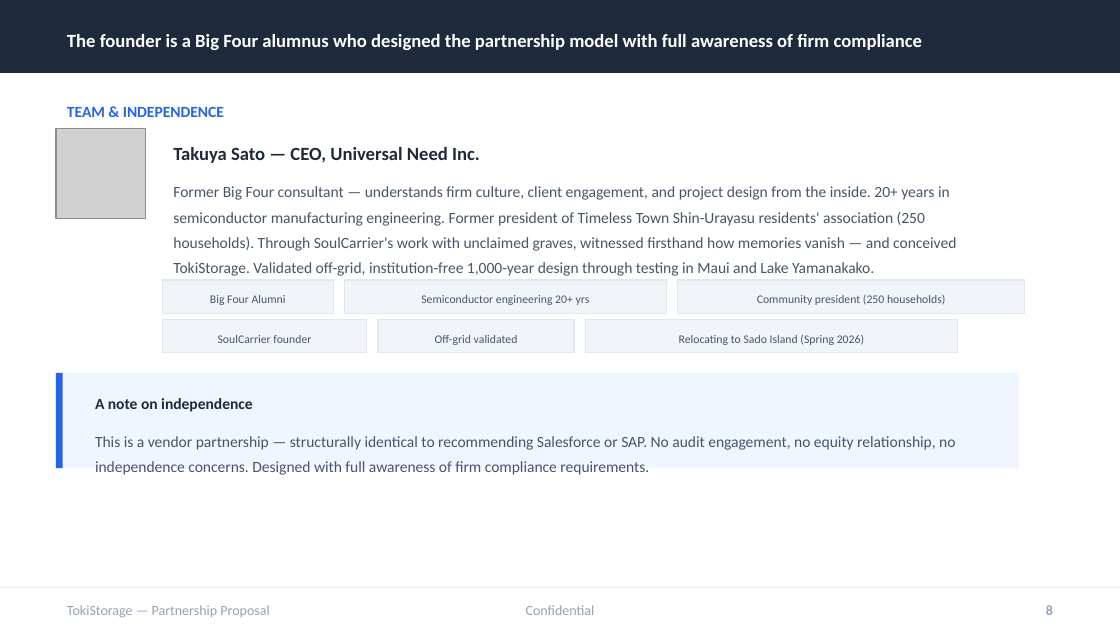
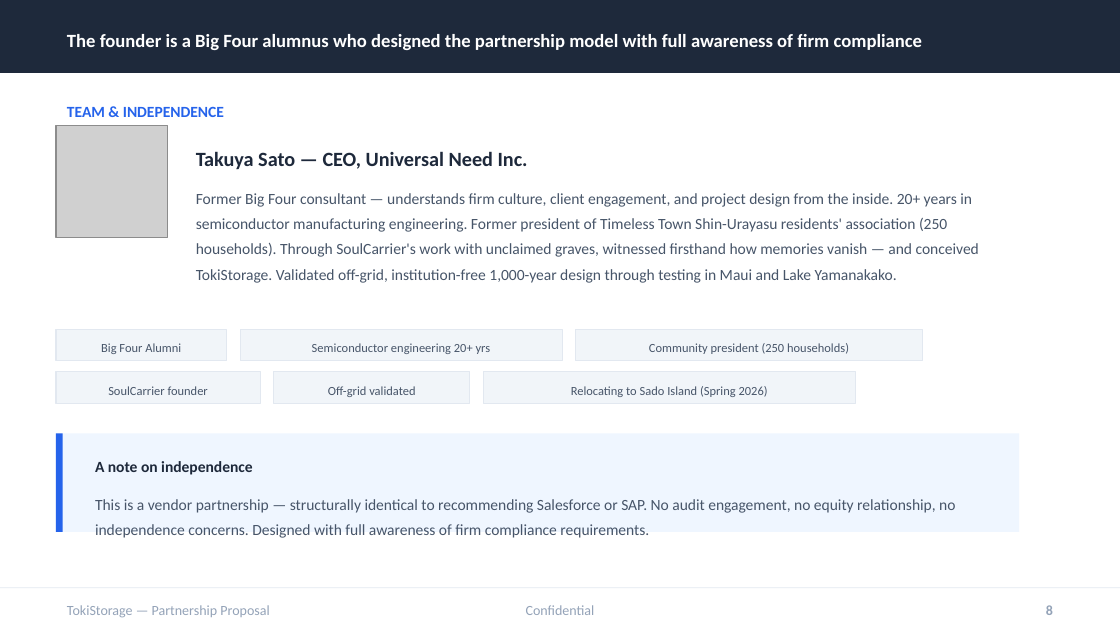
Before and after one commit to timeless-residents/pearlmemorial, a slide deck: slide 8 of toki/tokistorage-partnership-deck-en.pptx. Drawn at 1120x630 pixels with LibreOffice and Linux fonts; fonts in the diff are those of the drawing; grey boxes stand for pictures. Boxes give left, top, right and bottom in pixels: in the first picture for what was removed or moved away, otherwise in the second. Text is boxed around its words. In the diff, an @@ line names an element or a change of style, - is before the commit and + after.

```diff
--- a/toki/tokistorage-partnership-deck-en.pptx
+++ b/toki/tokistorage-partnership-deck-en.pptx
@@ picture resized from (x1=56, y1=129, x2=146, y2=218) to (x1=56, y1=125, x2=168, y2=237) @@
@@ text "Takuya Sato — CEO, Universal ..." moved from (x1=173, y1=147, x2=480, y2=163) to (x1=196, y1=151, x2=528, y2=169) @@
@@ text "Takuya Sato — CEO, Universal ..." at (x1=196, y1=151, x2=528, y2=169): size 12 to 13 pt @@
@@ text "Former Big Four consultant — ..." moved from (x1=173, y1=186, x2=956, y2=276) to (x1=196, y1=193, x2=979, y2=283) @@
@@ 2 texts, 2 rectangles moved together from (x1=162, y1=280, x2=668, y2=314) to (x1=56, y1=329, x2=563, y2=361) @@
@@ rectangle moved from (x1=678, y1=280, x2=1025, y2=314) to (x1=576, y1=329, x2=923, y2=361) @@
@@ text "Community president (250 households)" moved from (x1=757, y1=294, x2=945, y2=305) to (x1=649, y1=343, x2=849, y2=354) @@
@@ 2 texts, 2 rectangles moved together from (x1=162, y1=319, x2=575, y2=353) to (x1=56, y1=372, x2=469, y2=403) @@
@@ size 7.5 to 8 pt in 6 elements at (x1=649, y1=343, x2=849, y2=354), (x1=312, y1=343, x2=491, y2=354), (x1=101, y1=343, x2=181, y2=354), (x1=571, y1=386, x2=768, y2=397), (x1=328, y1=386, x2=415, y2=397), (x1=108, y1=386, x2=208, y2=395) @@
@@ rectangle moved from (x1=585, y1=319, x2=956, y2=353) to (x1=484, y1=372, x2=856, y2=403) @@
@@ text "Relocating to Sado Island (Spring ..." moved from (x1=679, y1=334, x2=864, y2=345) to (x1=571, y1=386, x2=768, y2=397) @@
@@ rectangle resized from (x1=56, y1=373, x2=1019, y2=468) to (x1=56, y1=433, x2=1019, y2=532) @@
@@ rectangle resized from (x1=56, y1=373, x2=63, y2=468) to (x1=56, y1=433, x2=63, y2=532) @@
@@ text "A note on independence" moved from (x1=95, y1=398, x2=252, y2=412) to (x1=95, y1=461, x2=252, y2=475) @@
@@ text "This is a vendor partnership ..." moved from (x1=95, y1=436, x2=955, y2=475) to (x1=95, y1=499, x2=955, y2=538) @@
```
Also in this commit, not shown: 2 other slides changed, 4 other files.
